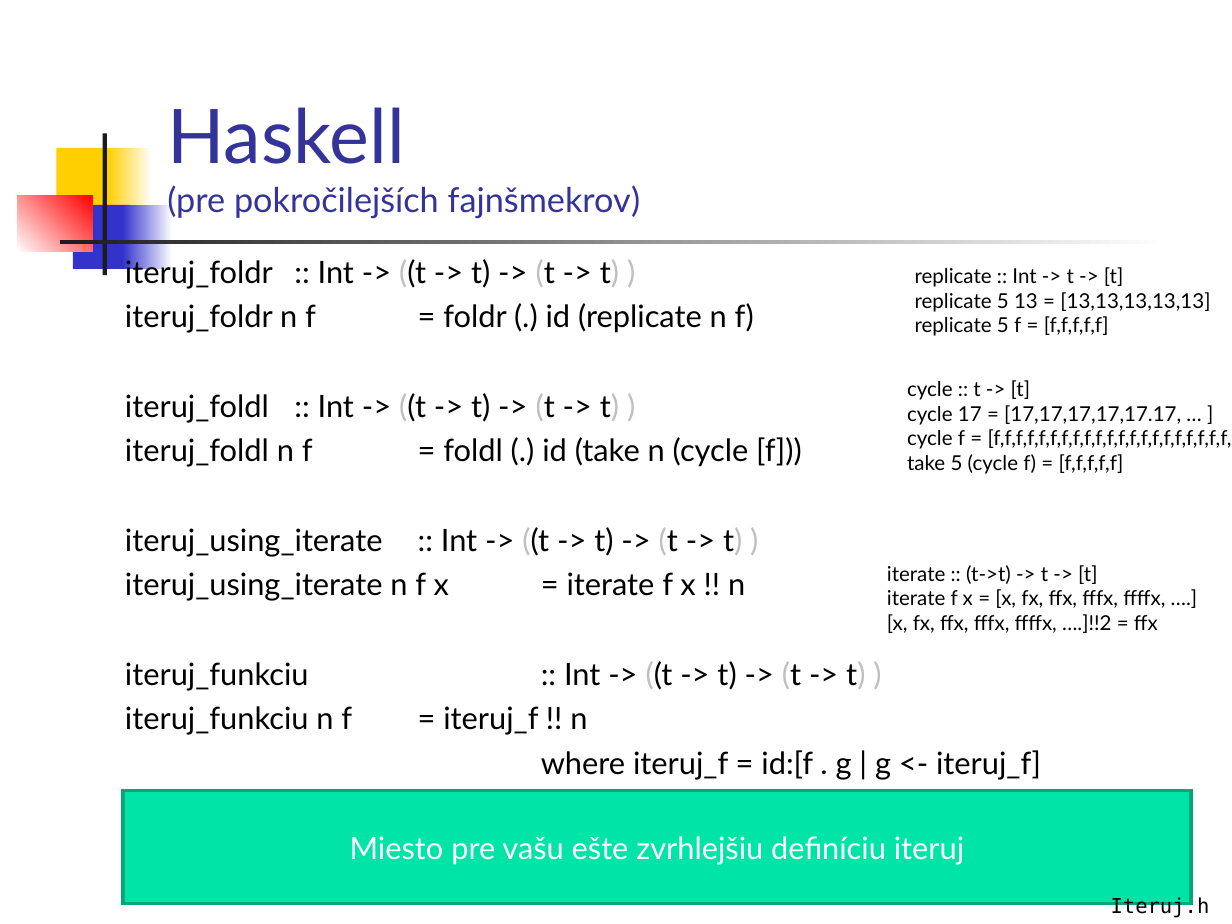
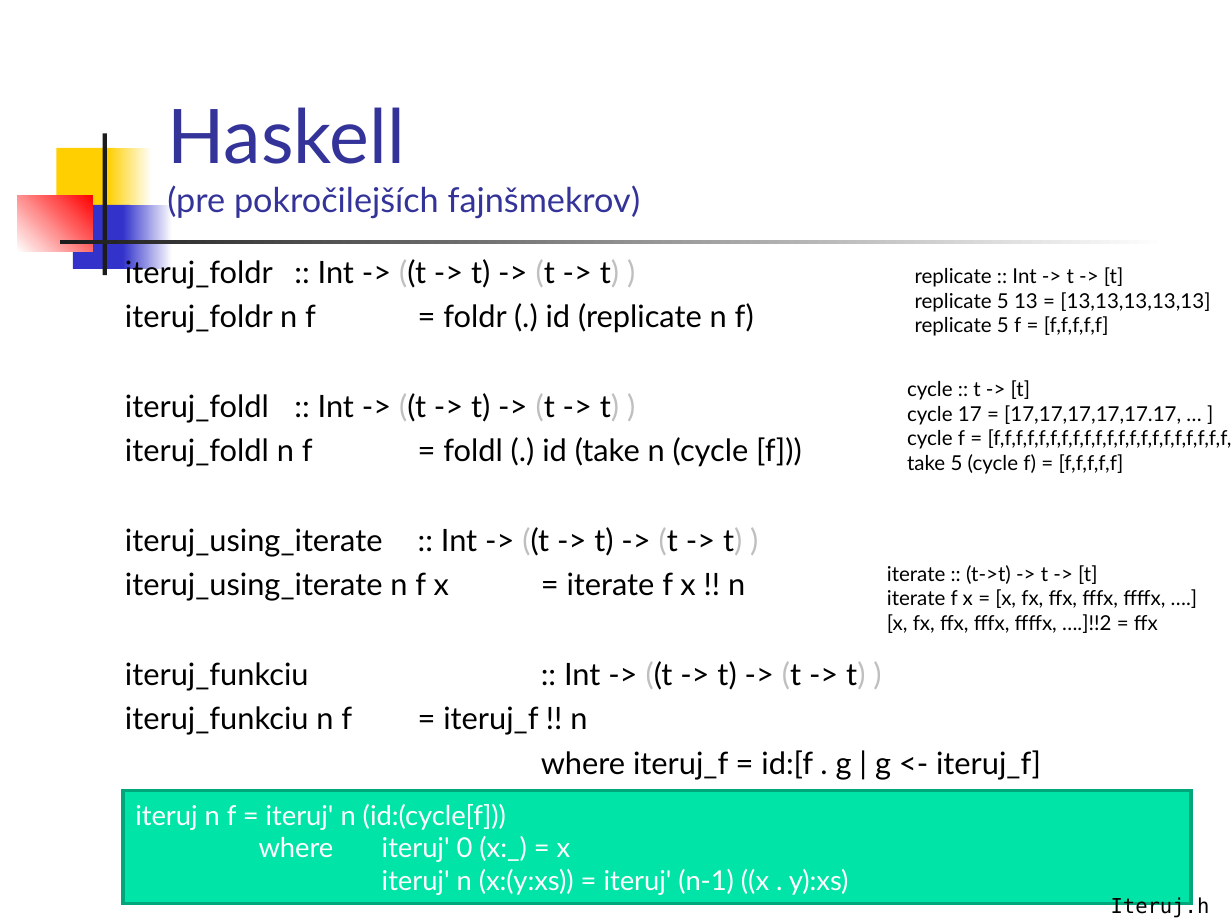
Before and after one commit to Funkcionalne/Prednasky, a slide deck: slide 48 of 01/01_fpro.ppt. Drawn at 1232x924 pixels with LibreOffice and Linux fonts; fonts in the diff are those of the drawing. Boxes give left, top, right and bottom in pixels: in the first picture for what was removed or moved away, otherwise in the second. Text is boxed around its words. In the diff, an @@ line names an element or a change of style, - is before the commit and + after.

```diff
--- a/01/01_fpro.ppt
+++ b/01/01_fpro.ppt
@@ text in rectangle at [135,804,849,895]: text changed; size 18 to 16 pt @@
-Miesto pre vašu ešte zvrhlejšiu definíciu iteruj
+iteruj n f = iteruj' n (id:(cycle[f]))
+where iteruj' 0 (x:_) = x
+iteruj' n (x:(y:xs)) = iteruj' (n-1) ((x . y):xs)
```
Also in this commit, not shown: 1 slide added, 3 other files.
